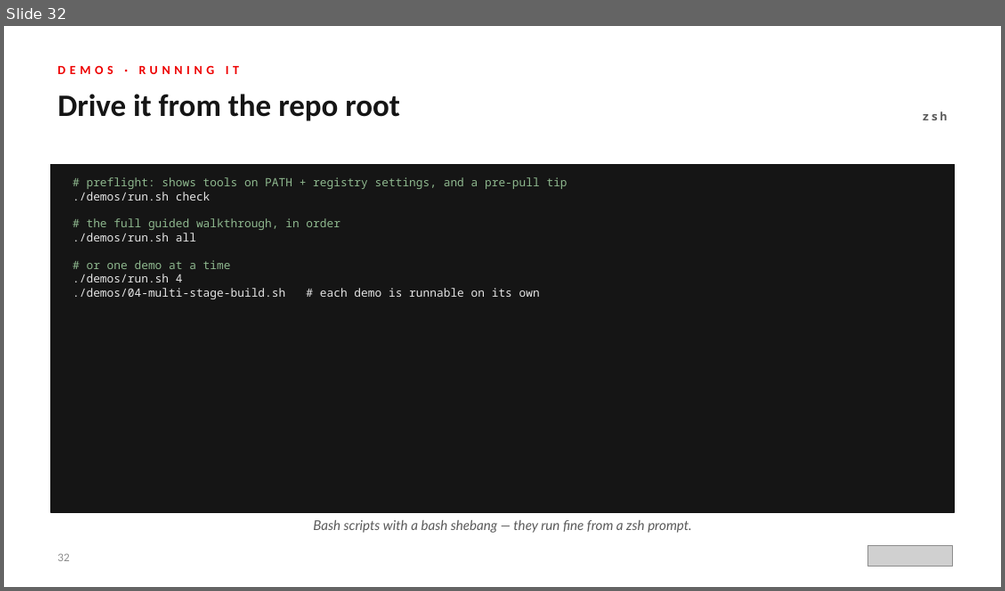
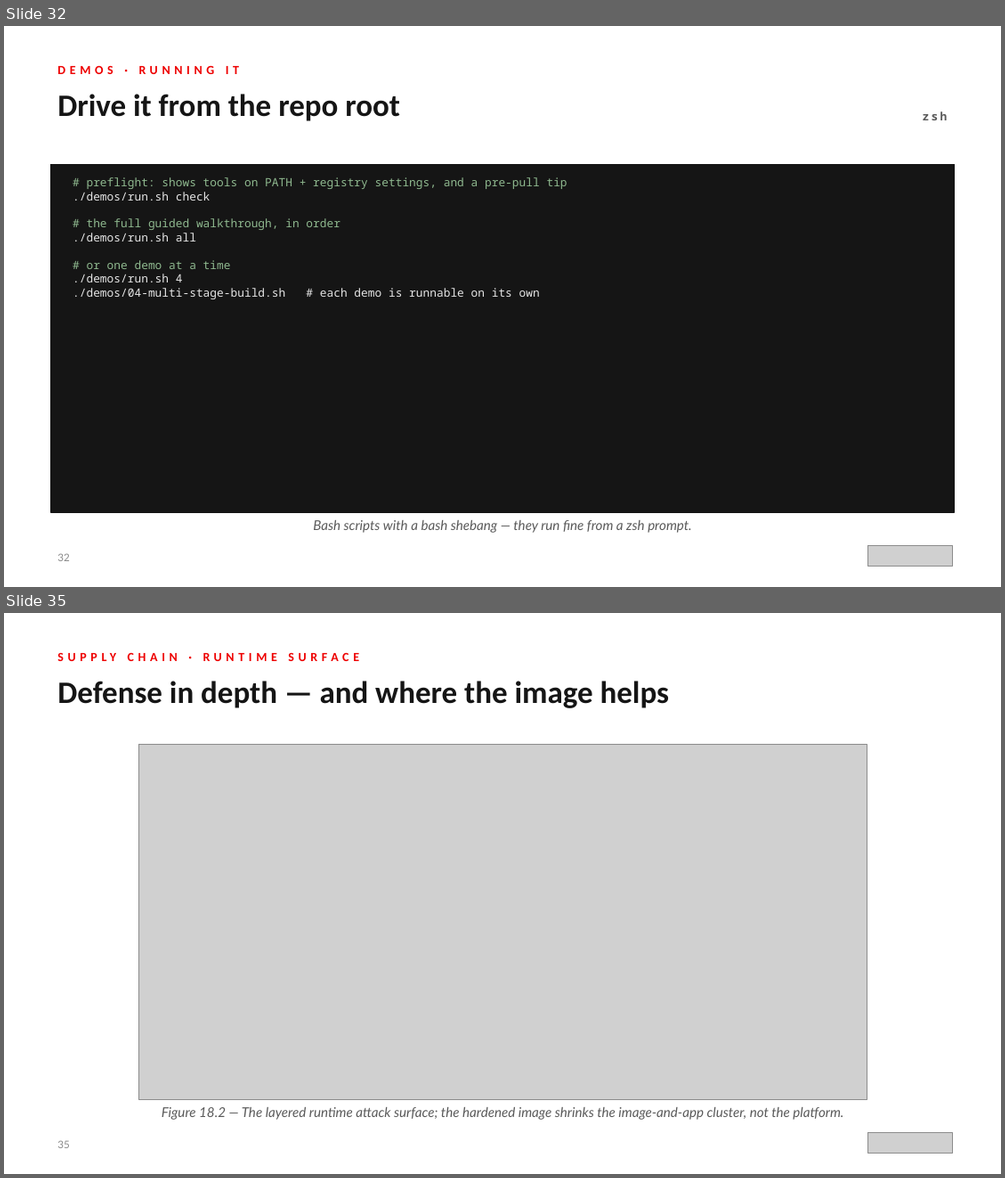
Before and after one commit to patterncatalyst/hummingbird-tutorial, a slide deck: presentations/hummingbird-overview.pptx. Shown one above the other, each under a label of ours: slide 32 before the commit, slides 32 and 35 after it; the slides between them are not shown. The pictures are 1005x591 and 1005x1178 pixels, drawn with LibreOffice and Linux fonts; fonts in the diff are those of the drawing; grey boxes stand for pictures. Boxes give left, top, right and bottom in pixels: in the first picture for what was removed or moved away, otherwise in the second. Text is boxed around its words. In the diff, an @@ line names an element or a change of style, - is before the commit and + after.

Commit message:
Add ch.18 supply-chain-security capstone + diagrams; deck r01.3 close-out section

```diff
--- a/presentations/hummingbird-overview.pptx
+++ b/presentations/hummingbird-overview.pptx
@@ slide 35 added at (x1=4, y1=613, x2=1001, y2=1174), background #FFFFFF @@
@@ text added at (x1=57, y1=681, x2=669, y2=708), 30 pt, text #151515, bold @@
+Defense in depth — and where the image helps
@@ picture added at (x1=138, y1=744, x2=867, y2=1099) @@
@@ text added at (x1=162, y1=1107, x2=843, y2=1119), 13 pt, text #5A5A5A, italic @@
+Figure 18.2 — The layered runtime attack surface; the hardened image shrinks the image-and-app cluster, not the platform.
@@ text added at (x1=309, y1=1107, x2=437, y2=1119), 12 pt, text #EE0000, bold @@
+SUPPLY CHAIN · RUNTIME SURFACE
@@ text added at (x1=57, y1=1140, x2=69, y2=1148), 10 pt, text #8A8A8A @@
+35
@@ picture added at (x1=867, y1=1133, x2=952, y2=1153) @@
```
Also in this commit, not shown: 2 slides changed, 3 other slides added, 9 other files.
